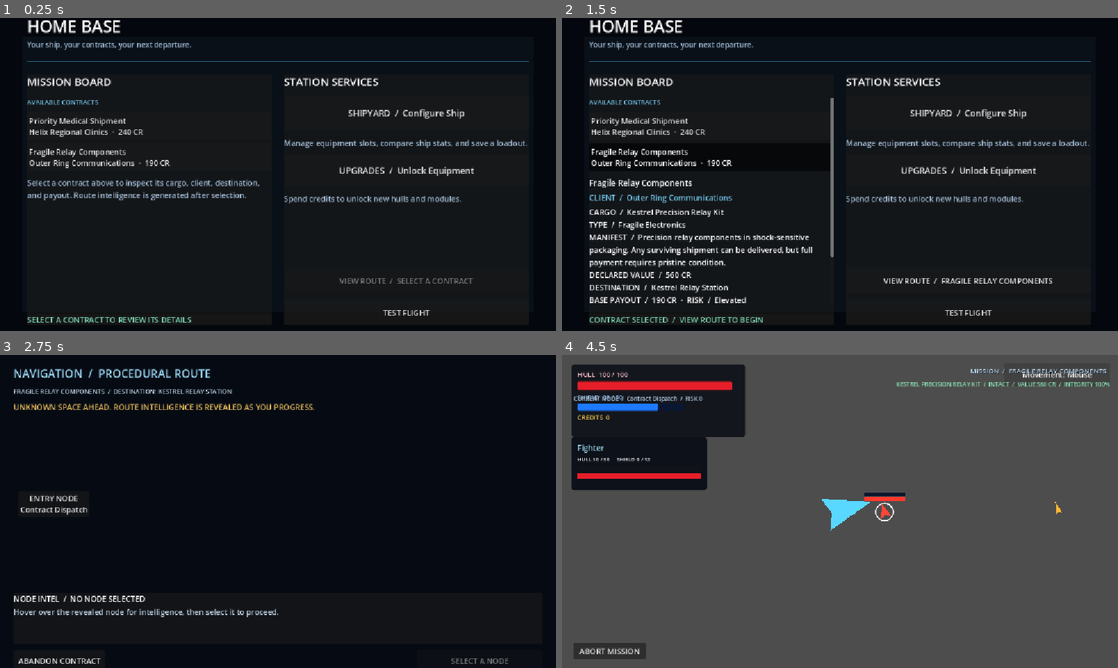
Above: before the commit, frames 1-4 (two rows, left to right).
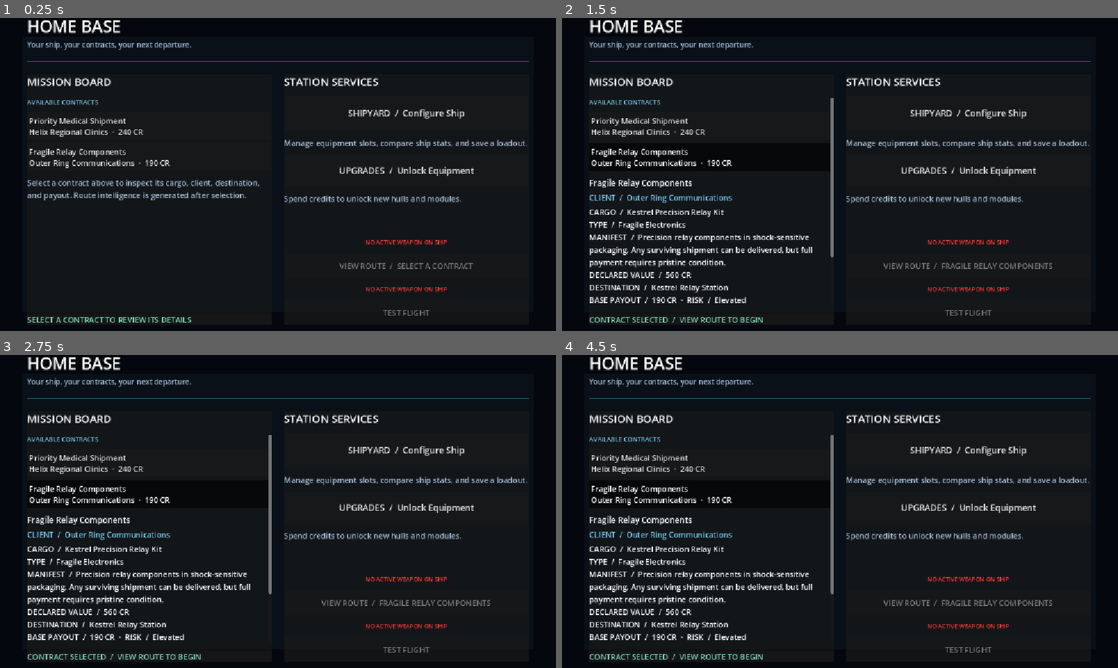
Above: after the commit, the same moments.

Repository: Bbran4/SpaceDelivery
Game: Godot game, scene res://scenes/hq.tscn
The game is run twice, just before and just after one commit, with the same random seed, the same clock (stepped at 60 frames per second) and the same inputs.
Inputs (mouse positions are in pixels of both pictures, inside the frame that each line leads up to):
- Up to frame 1 (0.25 s): no input
- Up to frame 2 (1.5 s): click "Priority Medical Shipment Hel…" at 0.5 s; click "Fragile Relay Components Oute…" at 1.25 s
- Up to frame 3 (2.75 s): click (405, 617) at 2 s, where only the run before the commit has a clickable "VIEW ROUTE / FRAGILE RELAY CO…"
- Up to frame 4 (4.5 s): click (617, 505) at 2.75 s, where only the run before the commit has a clickable "ENTRY NODE Contract Dispatch"; click (1040, 661) at 3.5 s, where only the run before the commit has a clickable "DELIVER / ENTER NODE"; click (1056, 373) at 4.25 s, where only the run before the commit has a clickable "Movement: Keyboard"

The runs differ from the first frame. In frame 1, 0.8% of the frame differs, in the area x 61-86%, y 70-96%; in frame 2, 1.1%; in frame 3, 12%; in frame 4, 91%, in the area x 0-100%, y 0-100%.

Commit message:
Add HQ salvage recovery and weapon launch gates

Diff:
--- a/scripts/hq.gd
+++ b/scripts/hq.gd
@@ -23,6 +23,8 @@
 var mission_list: VBoxContainer
 var selected_details: VBoxContainer
 var deliver_button: Button
+var weapon_warning_label: Label
+var test_flight_warning_label: Label
 
 
 func _ready() -> void:
@@ -30,6 +32,9 @@
 	_build_mission_board()
 	_build_deliver_button()
 	_refresh_campaign_status()
+	_show_salvage_recovery()
+	_build_weapon_warnings()
+	_refresh_weapon_gates()
 
 
 func _refresh_campaign_status() -> void:
@@ -116,6 +121,102 @@
 	deliver_button.pressed.connect(_on_deliver_pressed)
 	services.add_child(deliver_button)
 	services.move_child(deliver_button, services.get_child_count() - 2)
+
+
+func _build_weapon_warnings() -> void:
+	weapon_warning_label = Label.new()
+	weapon_warning_label.text = "NO ACTIVE WEAPON ON SHIP"
+	weapon_warning_label.add_theme_color_override("font_color", Color(1.0, 0.22, 0.22))
+	weapon_warning_label.add_theme_font_size_override("font_size", 12)
+	weapon_warning_label.horizontal_alignment = HORIZONTAL_ALIGNMENT_CENTER
+	services.add_child(weapon_warning_label)
+	services.move_child(weapon_warning_label, maxi(0, services.get_child_count() - 3))
+	test_flight_warning_label = Label.new()
+	test_flight_warning_label.text = "NO ACTIVE WEAPON ON SHIP"
+	test_flight_warning_label.add_theme_color_override("font_color", Color(1.0, 0.22, 0.22))
+	test_flight_warning_label.add_theme_font_size_override("font_size", 12)
+	test_flight_warning_label.horizontal_alignment = HORIZONTAL_ALIGNMENT_CENTER
+	services.add_child(test_flight_warning_label)
+	services.move_child(test_flight_warning_label, services.get_children().find(test_flight_button))
+
+
+func _refresh_weapon_gates() -> void:
+	var active_build: Dictionary = ShipBuildStore.get_active_build()
+	var has_weapon: bool = not active_build.is_empty() or not ShipBuildStore.build_has_weapon("res://resources/hulls/starter_courier.tres", PackedStringArray(["res://resources/modules/basic_laser_module.tres"]))
+	if is_instance_valid(deliver_button):
+		deliver_button.disabled = selected_mission == null or not has_weapon
+	if is_instance_valid(test_flight_button):
+		test_flight_button.disabled = not has_weapon
+	if is_instance_valid(weapon_warning_label):
+		weapon_warning_label.visible = not has_weapon
+	if is_instance_valid(test_flight_warning_label):
+		test_flight_warning_label.visible = not has_weapon
+
+
+func _show_salvage_recovery() -> void:
+	if not MissionRunState.salvage_recovery_pending:
+		return
+	var recovery: Dictionary = MissionRunState.recover_pending_salvage()
+	var items: Array = recovery.get("items", [])
+	var total_value: int = int(recovery.get("total_value", 0))
+	var layer: CanvasLayer = CanvasLayer.new()
+	layer.name = "SalvageRecoveryLayer"
+	layer.layer = 30
+	add_child(layer)
+	var shade: ColorRect = ColorRect.new()
+	shade.set_anchors_and_offsets_preset(Control.PRESET_FULL_RECT)
+	shade.color = Color(0.008, 0.015, 0.028, 0.82)
+	shade.mouse_filter = Control.MOUSE_FILTER_STOP
+	layer.add_child(shade)
+	var panel: PanelContainer = PanelContainer.new()
+	panel.anchor_left = 0.5
+	panel.anchor_top = 0.5
+	panel.anchor_right = 0.5
+	panel.anchor_bottom = 0.5
+	panel.offset_left = -300
+	panel.offset_top = -230
+	panel.offset_right = 300
+	panel.offset_bottom = 230
+	layer.add_child(panel)
+	var content: VBoxContainer = VBoxContainer.new()
+	content.add_theme_constant_override("separation", 10)
+	panel.add_child(content)
+	var heading: Label = Label.new()
+	heading.text = "SALVAGE RECOVERED"
+	heading.horizontal_alignment = HORIZONTAL_ALIGNMENT_CENTER
+	heading.add_theme_font_size_override("font_size", 24)
+	heading.add_theme_color_override("font_color", Color(0.45, 0.86, 1.0))
+	content.add_child(heading)
+	var subtitle: Label = Label.new()
+	subtitle.text = "Recovered items have been converted into credits."
+	subtitle.horizontal_alignment = HORIZONTAL_ALIGNMENT_CENTER
+	subtitle.autowrap_mode = TextServer.AUTOWRAP_WORD_SMART
+	content.add_child(subtitle)
+	var list: VBoxContainer = VBoxContainer.new()
+	list.size_flags_vertical = Control.SIZE_EXPAND_FILL
+	content.add_child(list)
+	for entry: Dictionary in items:
+		var item_label: Label = Label.new()
+		item_label.text = "%s  ×%d   ·   %d CR each   ·   %d CR total" % [
+			str(entry.get("display_name", "Unknown Salvage")),
+			int(entry.get("quantity", 0)),
+			int(entry.get("unit_value", 0)),
+			int(entry.get("total_value", 0)),
+		]
+		item_label.autowrap_mode = TextServer.AUTOWRAP_WORD_SMART
+		list.add_child(item_label)
+	var total_label: Label = Label.new()
+	total_label.text = "SALVAGE CREDITED  /  +%d CR" % total_value
+	total_label.horizontal_alignment = HORIZONTAL_ALIGNMENT_CENTER
+	total_label.add_theme_font_size_override("font_size", 18)
+	total_label.add_theme_color_override("font_color", Color(1.0, 0.82, 0.3))
+	content.add_child(total_label)
+	var close: Button = Button.new()
+	close.text = "CONTINUE TO HQ"
+	close.custom_minimum_size = Vector2(0, 42)
+	close.pressed.connect(layer.queue_free)
+	content.add_child(close)
+	footer_label.text = "HQ  /  CENTRAL DOCK  /  ACCOUNT BALANCE  /  %d CR" % MissionRunState.total_credits
 
 
 func _refresh_mission_list() -> void:
@@ -140,6 +241,7 @@
 	selected_mission = mission
 	deliver_button.disabled = false
 	deliver_button.text = "VIEW ROUTE  /  %s" % mission.title.to_upper()
+	_refresh_weapon_gates()
 	status_label.text = "CONTRACT SELECTED  /  VIEW ROUTE TO BEGIN"
 	_refresh_mission_list()
 	_refresh_selected_details()
@@ -200,7 +302,8 @@
 
 
 func _on_deliver_pressed() -> void:
-	if selected_mission == null:
+	_refresh_weapon_gates()
+	if selected_mission == null or deliver_button.disabled:
 		deliver_button.disabled = true
 		return
 
@@ -219,6 +322,9 @@
 
 
 func _on_test_flight_pressed() -> void:
+	_refresh_weapon_gates()
+	if test_flight_button.disabled:
+		return
 	get_tree().change_scene_to_file("res://scenes/tests/hud_test.tscn")
 
 
